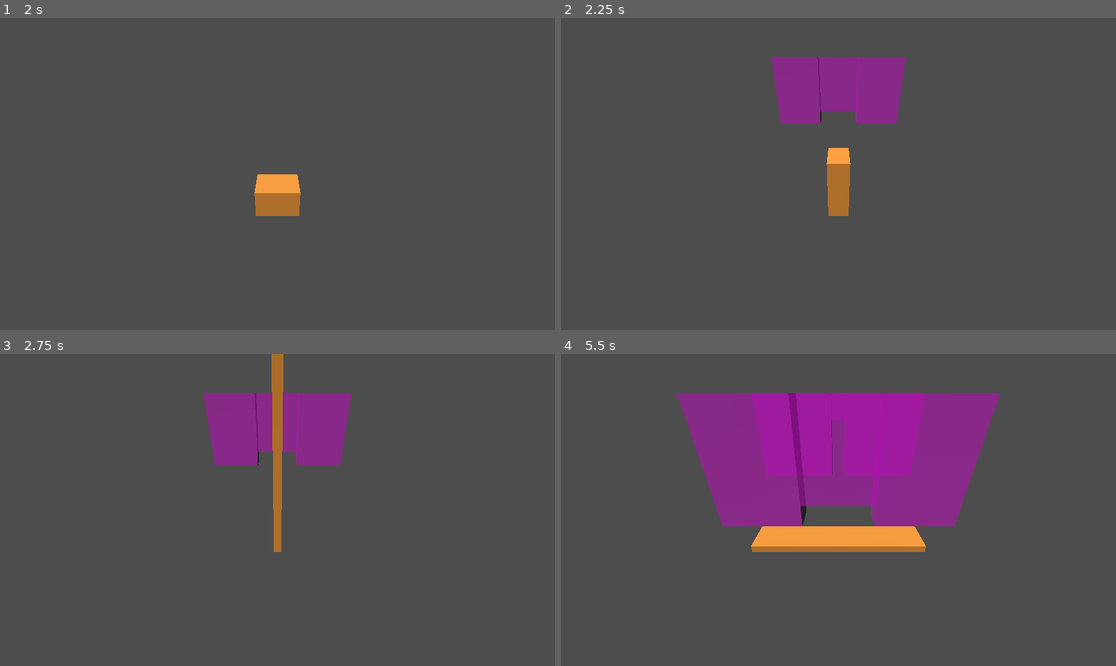
Above: before the commit, frames 1-4 (two rows, left to right).
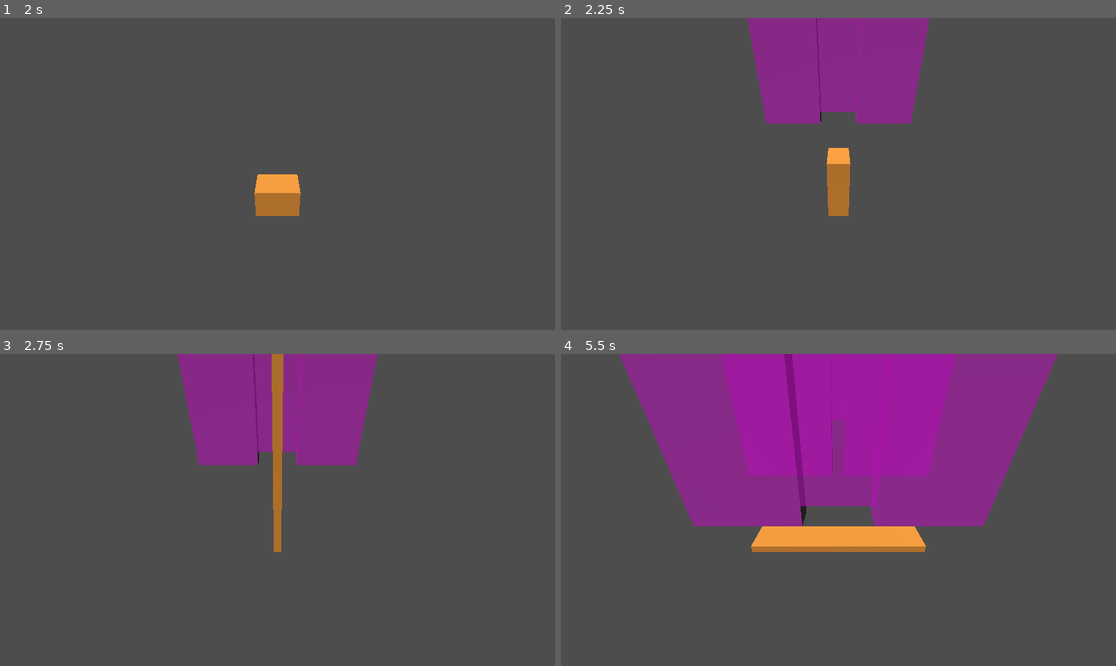
Above: after the commit, the same moments.

Repository: gabriellebrand/Neon-Strech
Game: Godot game, scene res://Scenes/Main.tscn
Same seed, same stepped clock (60 frames per second), same inputs: the game is played once before the commit and once after it.
Inputs:
- Up to frame 1 (2 s): tap Enter at 0.5 s; hold W (stretch_up) 0.53-1.28 s; hold S (stretch_down) from 1.28 s (still down)
- Up to frame 2 (2.25 s): release S (stretch_down) at 2.03 s; hold W (stretch_up) from 2.03 s (still down)
- Up to frame 3 (2.75 s): keep holding W (stretch_up)
- Up to frame 4 (5.5 s): release W (stretch_up) at 3.53 s; hold S (stretch_down) from 3.53 s (still down)

Frame 1 is identical in both runs. In frame 2, 5.2% of the frame differs, in the area x 33-67%, y 0-34%; in frame 3, 5.5%; in frame 4, 15%, in the area x 10-90%, y 0-56%.

Commit message:
constants

Diff:
--- a/GameJam/Scripts/Wall.gd
+++ b/GameJam/Scripts/Wall.gd
@@ -7,16 +7,25 @@
 @onready var wall_part_mesh_right = $WallPartMeshRight
 
 # wall dimensions
-const wh = 4.0
-const ww = 8.0
+const wh = 6.0
+const ww = 10.0
+
+# min and max z depth for walls
+# wall starts at z=z_initial and moves up to a positive z=z_final
+const z_initial = -10
+const z_final = 3
+
+# rolw min/max dimensions
+const hole_h_min = 0.5
+const hole_h_max = 4.0
+const hole_area = 2.0
 
 func _ready():
-    # wall starts at z=-20 and moves up to a positive z
-    position.z = -10
+    position.z = z_initial
 
     # hole dimensions
-    var h = randf_range(0.5, 4.0)
-    var w = 2/h # 2 instead of 1 to have a margin
+    var h = randf_range(hole_h_min, hole_h_max)
+    var w = hole_area/h
 
     # dimension x of left/right wall parts
     var bx = (ww-w)/2
@@ -28,21 +37,18 @@
     # top
     wall_part_mesh_top.position = Vector3(0, wh-((wh-h)/2.0), 0)
     wall_part_mesh_top.scale = Vector3(w, wh-h, 1)
-    #wall_part_mesh_top.get_node("Killzone").scale = wall_part_mesh_top.scale
     print(wall_part_mesh_top)
 
     # left
     wall_part_mesh_left.position = Vector3(-dx, wh/2, 0)
     wall_part_mesh_left.scale = Vector3(bx, wh, 1)
-    #wall_part_mesh_left.get_node("Killzone").scale = wall_part_mesh_left.scale
 
     # left
     wall_part_mesh_right.position = Vector3(dx, wh/2, 0)
     wall_part_mesh_right.scale = Vector3(bx, wh, 1)
-    #wall_part_mesh_right.get_node("Killzone").scale = wall_part_mesh_right.scale
 
 
 func _process(delta):
     position.z += speed * delta
-    if position.z >= 0.5:
+    if position.z >= z_final:
         queue_free()
